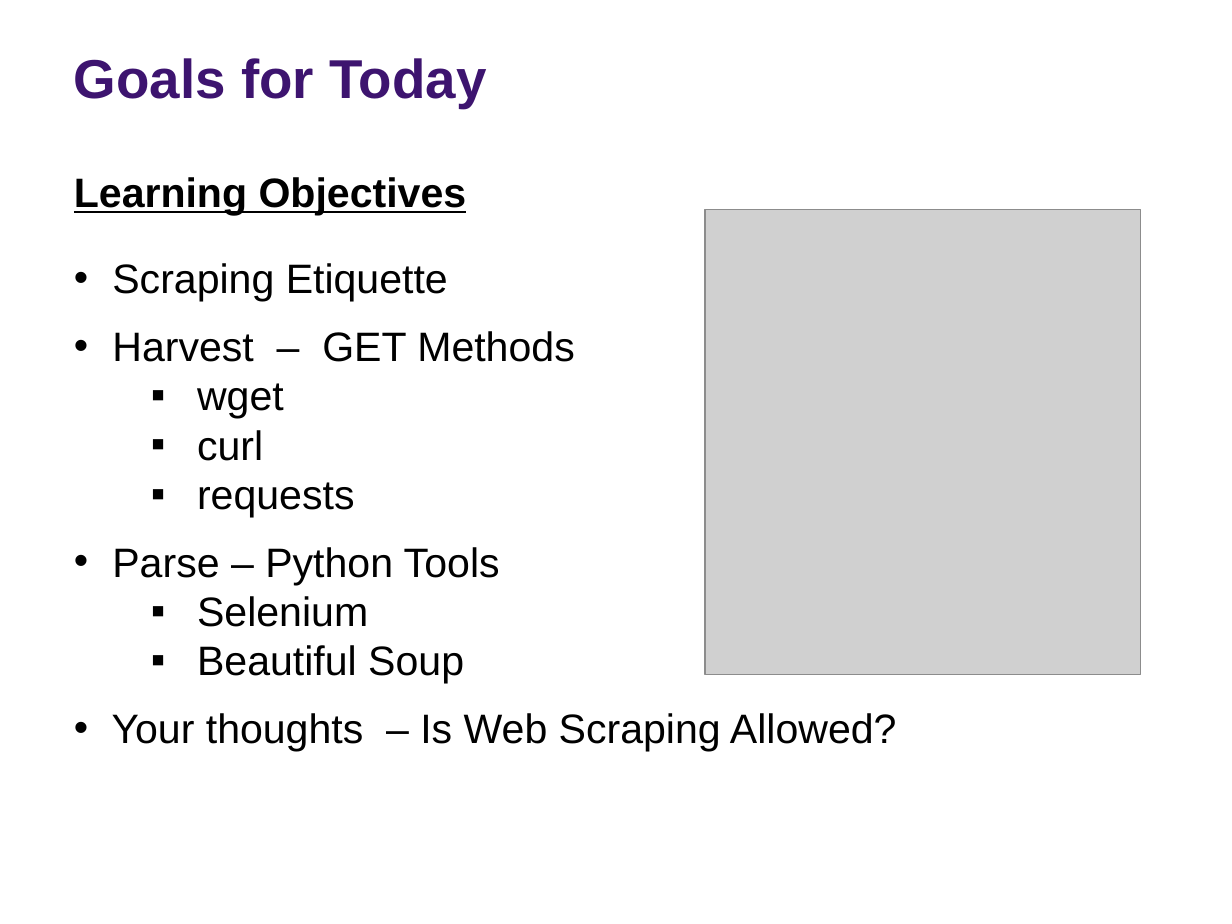
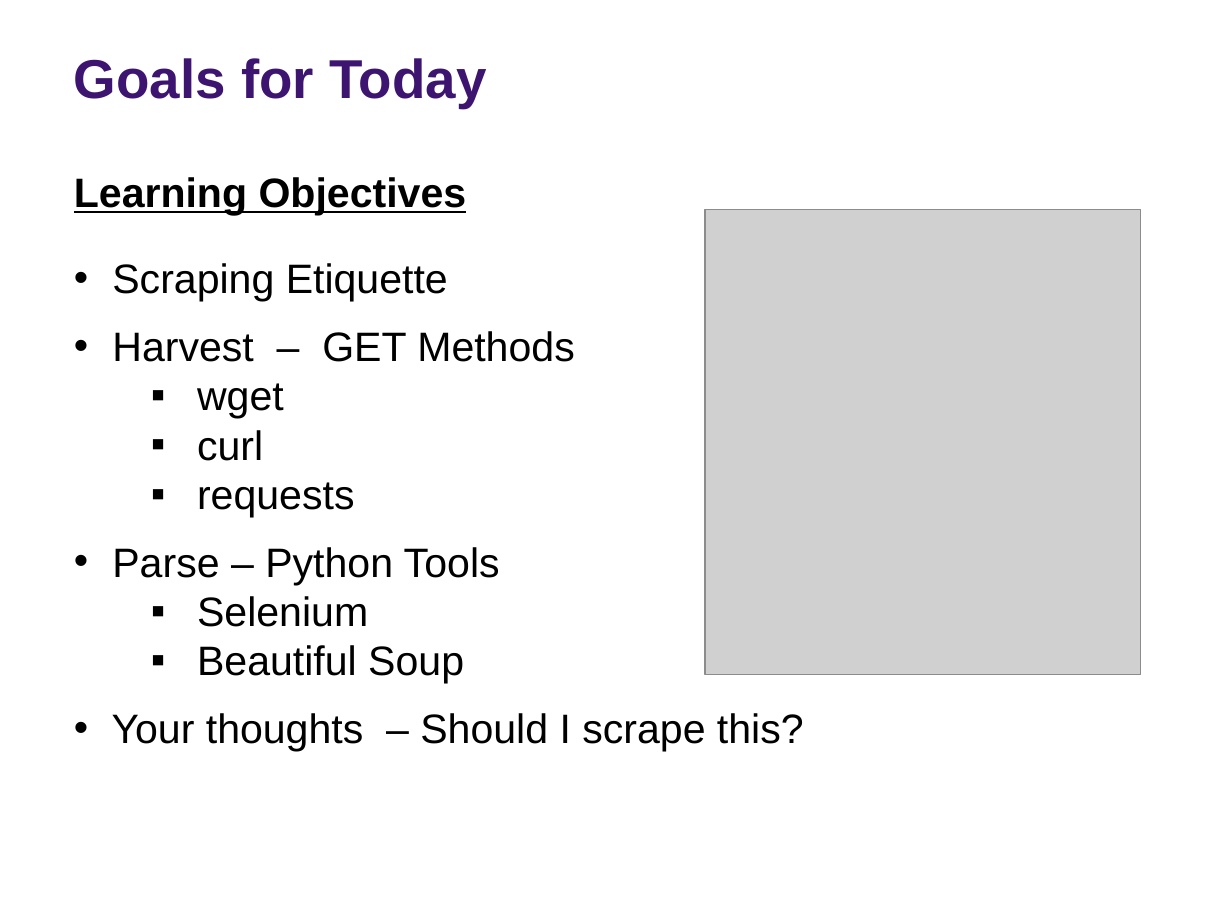
Before and after one commit to rs-kellogg/fellows_workshop, a slide deck: slide 3 of 2-harvest/Web_Harvesting.pptx. Drawn at 1232x924 pixels with LibreOffice and Linux fonts; fonts in the diff are those of the drawing; grey boxes stand for pictures; background and template pictures are left out. Boxes give left, top, right and bottom in pixels: in the first picture for what was removed or moved away, otherwise in the second. Text is boxed around its words. In the diff, an @@ line names an element or a change of style, - is before the commit and + after.

```diff
--- a/2-harvest/Web_Harvesting.pptx
+++ b/2-harvest/Web_Harvesting.pptx
@@ text at (112,713,804,751): text changed @@
-  • Your thoughts – Is Web Scraping Allowed?
+  • Your thoughts – Should I scrape this?
```
Also in this commit, not shown: 10 other slides changed, 4 slides added.
